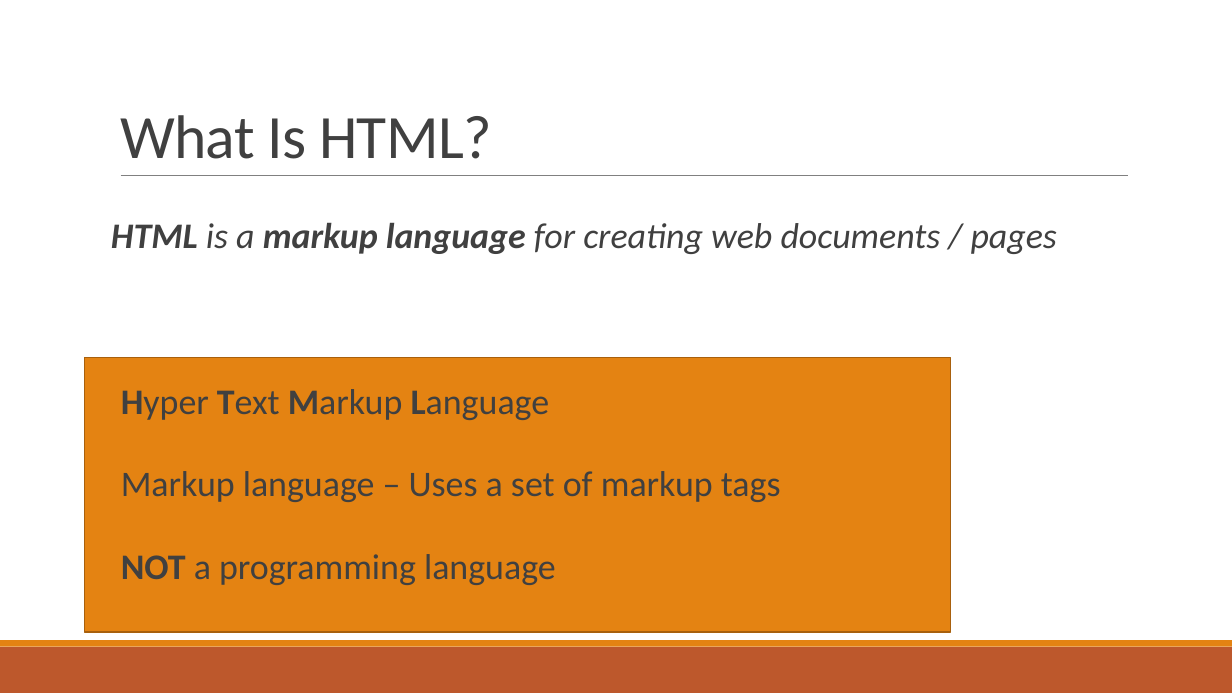
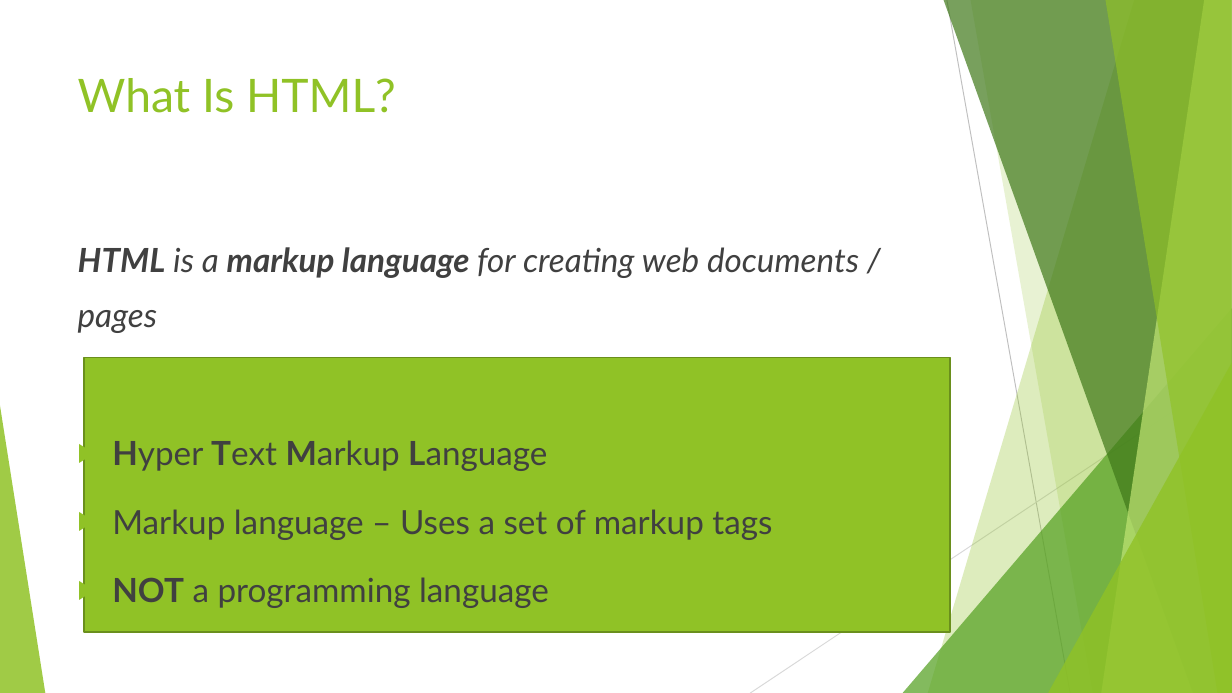
Before and after one commit to adithya72/UIDevelopment, a slide deck: slide 2 of UI Development/HTML/Class 1/Class PPT.pptx. Drawn at 1232x693 pixels with LibreOffice and Linux fonts; fonts in the diff are those of the drawing. Boxes give left, top, right and bottom in pixels: in the first picture for what was removed or moved away, otherwise in the second. Text is boxed around its words. In the diff, an @@ line names an element or a change of style, - is before the commit and + after.

```diff
--- a/UI Development/HTML/Class 1/Class PPT.pptx
+++ b/UI Development/HTML/Class 1/Class PPT.pptx
@@ title "What Is HTML?": place and size @@
-title "What Is HTML?" at <box>120,115,492,159</box>
+title "What Is HTML?" at <box>78,78,396,113</box>
@@ title "What Is HTML?" at <box>78,78,396,113</box>: size 48 to 36 pt, font Calibri to Lato, text colour #404040 to #90C226, letter spacing -0.5 to 0 pt; line spacing 0.85 to 1; vertical alignment bottom to top @@
@@ line removed from (121, 176) to (1128, 176) @@
@@ text "HTML is a markup language ...": place and size @@
-text "HTML is a markup language ..." at <box>111,222,1057,585</box>
+text "HTML is a markup language ..." at <box>78,247,859,608</box>
@@ text "HTML is a markup language ..." at <box>78,247,859,608</box>: size 28 to 25.9 pt, font Calibri to Lato; line spacing 1.5 to 1.4; less space between paragraphs; bullet   to ▶; bullet colour #E48312 to #90C226 @@
@@ rectangle at <box>84,358,950,632</box>: fill #E48312 to #90C226; outline #A9610D 1.25 pt to #6B901C 1.5 pt @@
@@ group added at <box>0,0,1232,693</box>: 5 freeform shapes, 3 triangles, 2 lines @@
@@ rectangle removed at <box>0,647,1232,693</box> @@
@@ rectangle removed at <box>0,640,1232,647</box> @@
```
Also in this commit, not shown: 12 other slides changed.
